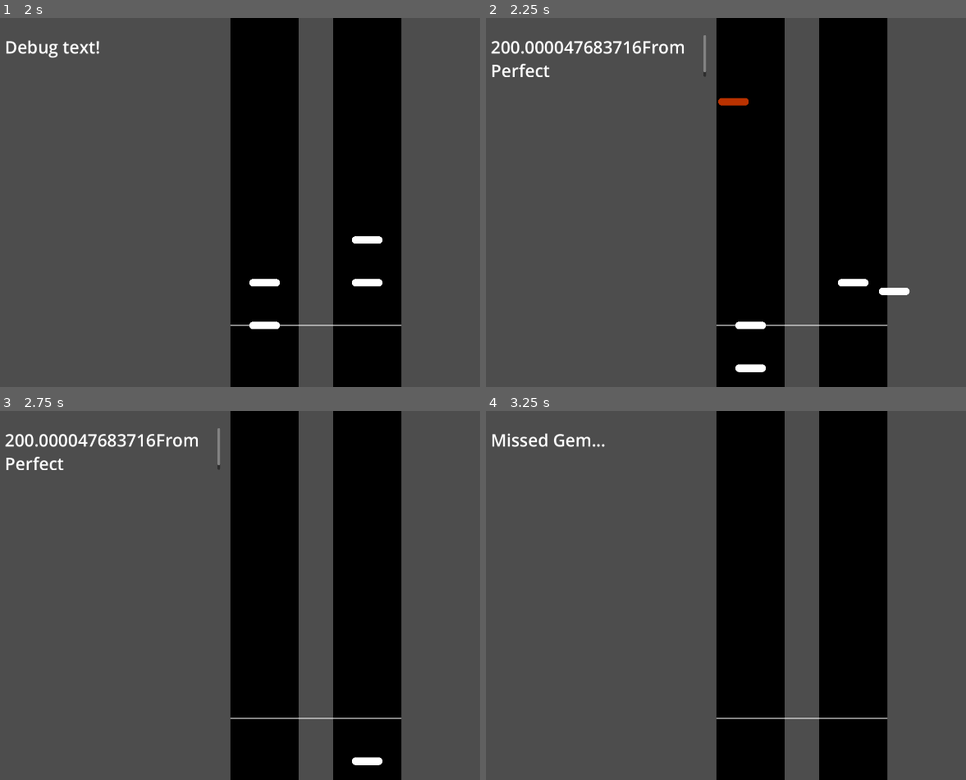
Above: before the commit, frames 1-4 (two rows, left to right).
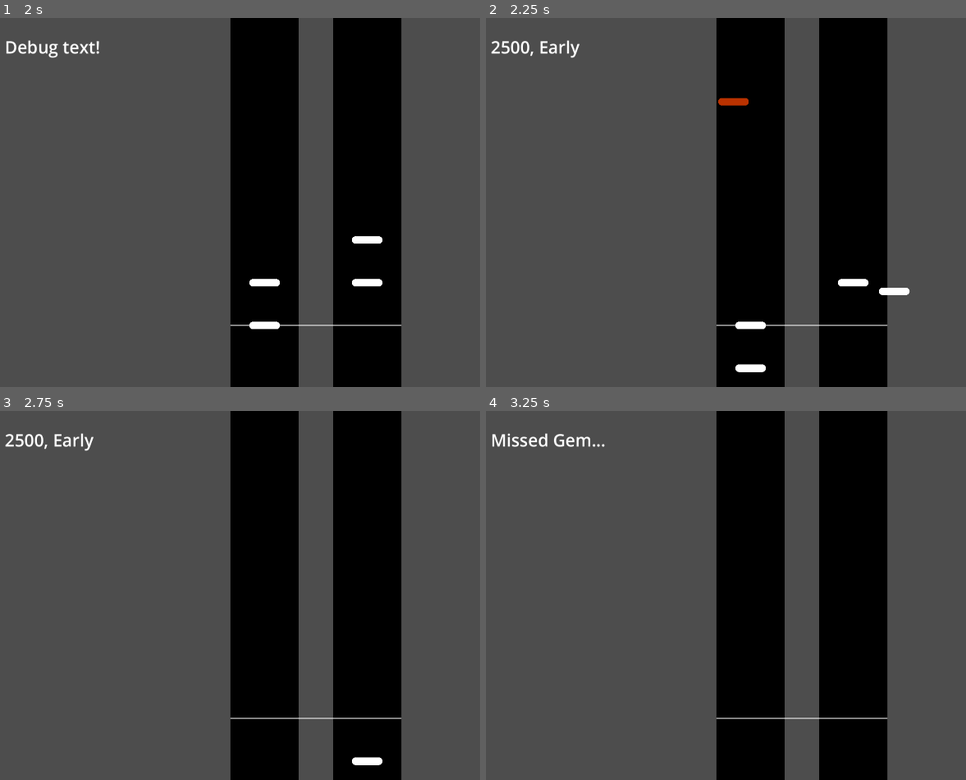
Above: after the commit, the same moments.

Repository: steamboatsonic/JamBop
Game: Godot game, scene res://Gameplay.tscn
Same seed, same stepped clock (60 frames per second), same inputs: the game is played once before the commit and once after it.
Inputs:
- Up to frame 1 (2 s): hold D (Right) 0.53-1.28 s; hold Right (AButton) 0.53-1.28 s; hold S (Down) from 1.28 s (still down); tap Down (BButton) at 1.35 s
- Up to frame 2 (2.25 s): release S (Down) at 2.03 s; hold D (Right) from 2.03 s (still down); hold Up (XButton) from 2.03 s (still down)
- Up to frame 3 (2.75 s): keep holding D (Right); keep holding Up (XButton)
- Up to frame 4 (3.25 s): release D (Right) at 2.78 s; release Up (XButton) at 2.78 s; hold W (Up) from 2.78 s (still down); tap Left (YButton) at 2.85 s

Frame 1 is identical in both runs. In frame 2, 0.9% of the frame differs, in the area x 1-46%, y 4-16%; in frame 3, 0.9%; in frame 4, nothing differs.

Commit message:
Know the Score
- Hits are scored according to the timing window, and the game also returns whether it was early or late

Diff:
--- a/gem.gd
+++ b/gem.gd
@@ -85,7 +85,33 @@
 	# between frames
 	# early = positive, late = negative
 	set_meta("HitAccuracy", (get_meta("TimingMSec") - timingOfHit));
-	writeDebug (str(get_meta("HitAccuracy")) + "From Perfect");
+	# writeDebug (str(get_meta("HitAccuracy")) + "From Perfect");
+	var absAccuracy = abs(get_meta("HitAccuracy"));
+	if absAccuracy > gemManager.timingWindow[6]:
+		set_meta("Score", 2000);
+		writeDebug ("X( Scored while out of range!")
+	elif absAccuracy > gemManager.timingWindow[5]:
+		set_meta("Score", 2000);
+	elif absAccuracy > gemManager.timingWindow[4]:
+		set_meta("Score", 2500);
+	elif absAccuracy > gemManager.timingWindow[3]:
+		set_meta("Score", 3000);
+	elif absAccuracy > gemManager.timingWindow[2]:
+		set_meta("Score", 3500);
+	elif absAccuracy > gemManager.timingWindow[1]:
+		set_meta("Score", 4000);
+	elif absAccuracy > gemManager.timingWindow[0]:
+		set_meta("Score", 4500);
+	else:
+		set_meta("Score", 5000);
+
+	if get_meta("HitAccuracy") > 0:
+		set_meta("EarlyHit", true);
+		writeDebug(str(get_meta("Score")) + ", Early");
+	else:
+		set_meta("EarlyHit", false);
+		writeDebug(str(get_meta("Score")) + ", Late");
+
 	# During Hit slide animation, yPosition will be locked based on exact timing of input
 	position = Vector2(
 		position.x,
--- a/gem_parent.tscn
+++ b/gem_parent.tscn
@@ -18,3 +18,4 @@
 metadata/HitAccuracy = 0.0
 metadata/InRange = false
 metadata/Status = ""
+metadata/EarlyHit = false
